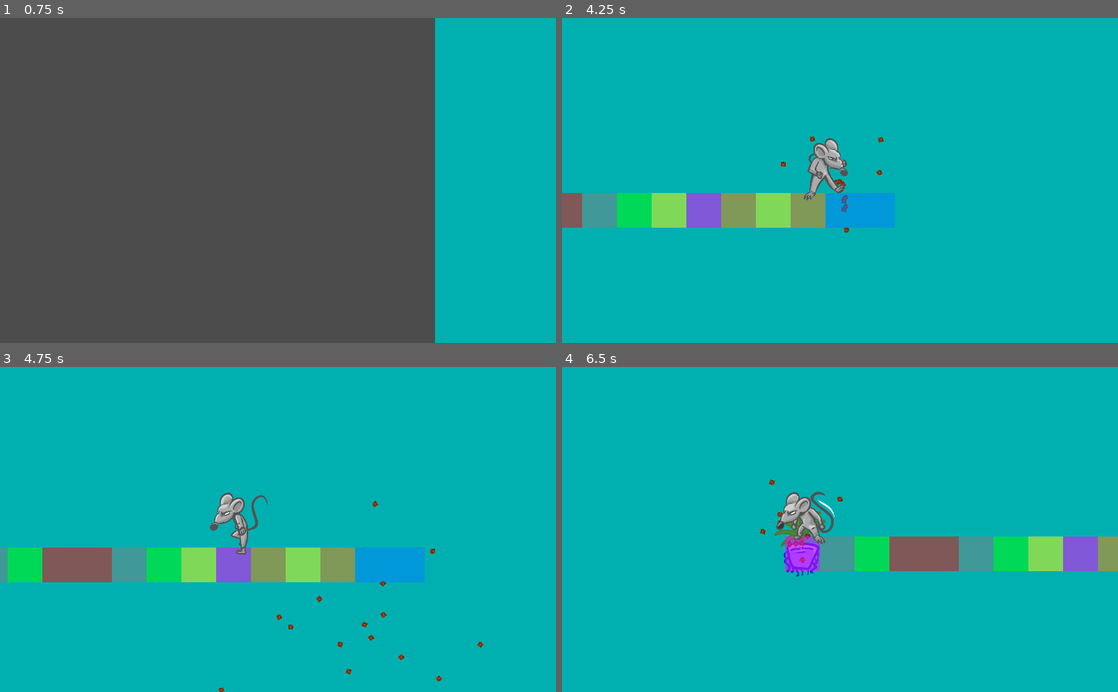
Above: before the commit, frames 1-4 (two rows, left to right).
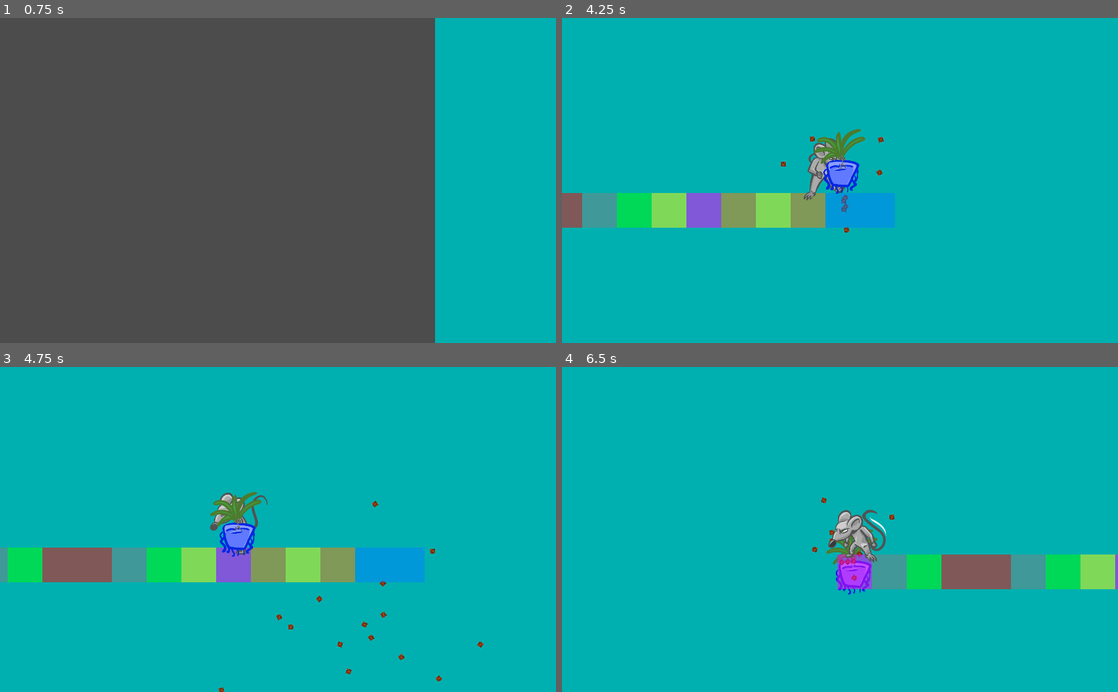
Above: after the commit, the same moments.

Repository: EndersteveGamer/GGJ-2023
Game: Godot game, scene res://Scene/Intro/Intro.tscn
The game is run twice, just before and just after one commit, with the same random seed, the same clock (stepped at 60 frames per second) and the same inputs.
Inputs:
- Up to frame 1 (0.75 s): click "Play" at 0.5 s
- Up to frame 2 (4.25 s): hold Right (ui_right) 1.28-2.03 s; hold Down (ui_down) 2.03-2.78 s; hold Right (ui_right) 2.78-3.53 s; hold Up (ui_up) from 3.53 s (still down)
- Up to frame 3 (4.75 s): release Up (ui_up) at 4.28 s; hold Left (ui_left) from 4.28 s (still down)
- Up to frame 4 (6.5 s): release Left (ui_left) at 5.78 s; hold Down (ui_down) from 5.78 s (still down)

Frame 1 is identical in both runs. In frame 2, 0.9% of the frame differs, in the area x 45-55%, y 34-55%; in frame 3, 0.9%; in frame 4, 11%, in the area x 35-100%, y 34-71%.

Commit message:
Plants appear in hand

Diff:
--- a/The Other Godot Project/Scene/Rat.tscn
+++ b/The Other Godot Project/Scene/Rat.tscn
@@ -233,12 +233,10 @@
 [node name="Grab" type="Area2D" parent="."]
 
 [node name="Grabbox" type="CollisionShape2D" parent="Grab"]
-visible = false
 shape = SubResource( 1 )
 
 [node name="Grabbed" type="Sprite" parent="Grab"]
 position = Vector2( 20, -40 )
-scale = Vector2( 0.5, 0.5 )
 z_index = 2
 texture = ExtResource( 3 )
 
--- a/The Other Godot Project/Script/Game.gd
+++ b/The Other Godot Project/Script/Game.gd
@@ -10,6 +10,8 @@
 var start=(gridSize-startingTiles)/2
 onready var plant=preload("res://Scene/Plant.tscn")
 onready var soil=preload("res://Scene/Soil.tscn")
+
+export var plantedHeight=48
 
 var sloth=preload("res://Sprite/sloth.png")
 var greed=preload("res://Sprite/greed.png")
@@ -156,6 +158,7 @@
 
 func gridStickFromIndex(what):
 	what.position.x=gridToPoint(what.index)
+	what.position.y=plantedHeight
 
 func stickToGrid(x):
 	gridStickFromIndex(gridGet(x))
@@ -191,7 +194,7 @@
 		newPlant.owner=self
 		newPlant.game=self
 		gridSet(x,newPlant)
-		newPlant.position.y+=48
+		newPlant.position.y=plantedHeight
 		print("index "+str(newPlant.index))
 		newPlant.color=rng.randi()%7
 		newPlant.sprite.texture=sins[sinsIndex[newPlant.color]]["texture"]
--- a/The Other Godot Project/Script/Plant.gd
+++ b/The Other Godot Project/Script/Plant.gd
@@ -73,6 +73,8 @@
 						print(sounder.stream)
 						sounder.play()
 				else:
+					position.x=(game.rng.randi()%10)-5
+					position.y=(game.rng.randi()%10)-5
 					if not dying:
 						death+=delta
 						if death>=timeToDie:
--- a/The Other Godot Project/Script/Rat.gd
+++ b/The Other Godot Project/Script/Rat.gd
@@ -53,6 +53,7 @@
 	if uproot==null:
 		uproot=plantGetCloser()
 		if uproot!=null:
+			grabbed.modulate=Color(1,1,1,1)
 			if uprooting==0:
 				uprooting=0.001
 				inHand=false
@@ -145,7 +146,10 @@
 				#grabbed.add_child(uproot)
 				print("uproot is "+str(uproot.game))
 				uproot.game.remove_child(uproot)
-				get_node("Grab").get_node("Grabbed").add_child(uproot)
+				grabbed.add_child(uproot)
+				uproot.position.x=0
+				uproot.position.y=0
+				uproot.set_owner(grabbed)
 				inHand=true
 				#uproot.visible=true
 				owner.gridTake(uproot.index)
@@ -159,6 +163,7 @@
 	deltaSpeed.x*=deceleration
 	if planting>timeToPlant:
 		# the plant is back in the ground
+		inHand=false
 		owner.shakeCamera(0.25, 2)
 		grabbed.remove_child(uproot)
 		uproot.get_node("AnimationPlayer").play("sleep")
@@ -193,8 +198,7 @@
 					owner.endGame()
 				return
 		else:
-			inHand=true
-			uproot.visible=true
+			# uproot.visible=true
 			remove_child(uproot)
 			owner.add_child(uproot)
 			uproot.set_owner(owner)
@@ -268,7 +272,8 @@
 		position.x=terrainMin
 	if position.x>terrainMax:
 		position.x=terrainMax
-	print(uproot)
+	if uproot:
+		print(uproot.owner)
 
 # Called every frame. 'delta' is the elapsed time since the previous frame.
 #func _process(delta):
